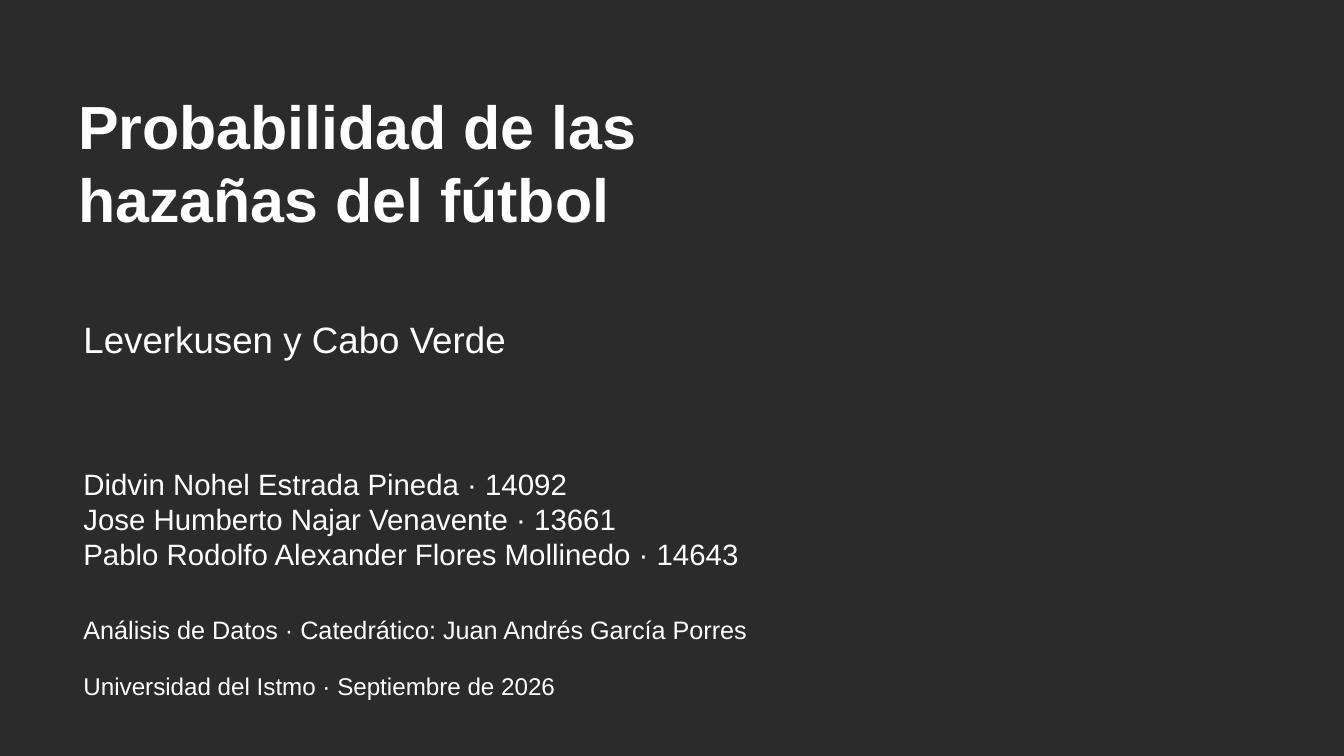
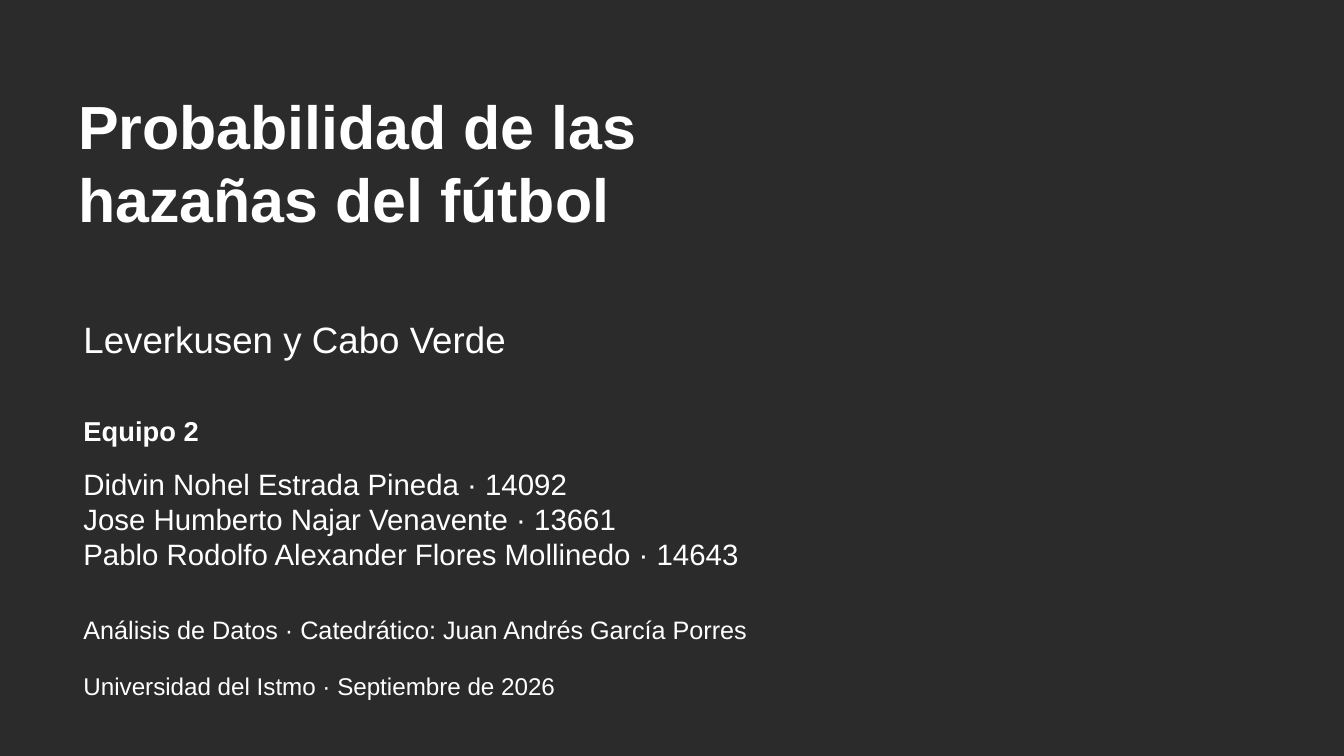
Before and after one commit to humbertovenavente/Proyecto1ADD, a slide deck: slide 1 of outputs/presentacion.pptx. Drawn at 1344x756 pixels with LibreOffice and Linux fonts; fonts in the diff are those of the drawing; background and template pictures are left out; a plain dark background stands for a picture behind light text. Boxes give left, top, right and bottom in pixels: in the first picture for what was removed or moved away, otherwise in the second. Text is boxed around its words. In the diff, an @@ line names an element or a change of style, - is before the commit and + after.

```diff
--- a/outputs/presentacion.pptx
+++ b/outputs/presentacion.pptx
@@ text added at box(83, 421, 199, 446), 19.5 pt, text #FFFFFF, bold @@
+Equipo 2
```
Also in this commit, not shown: 5 other slides changed, 21 other files.
